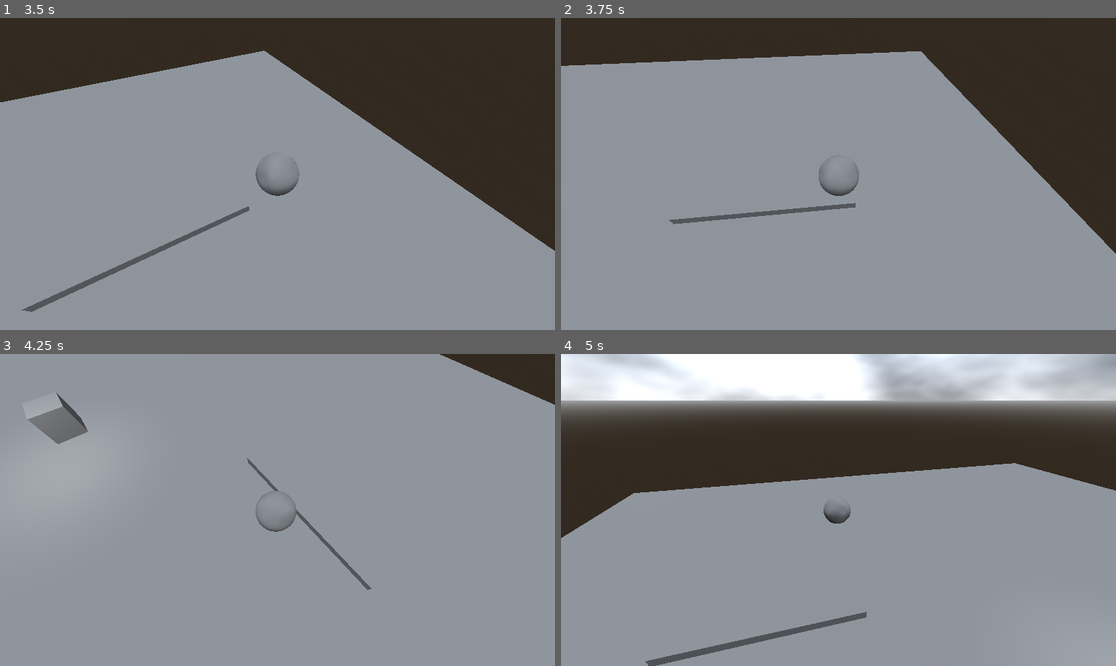
Above: before the commit, frames 1-4 (two rows, left to right).
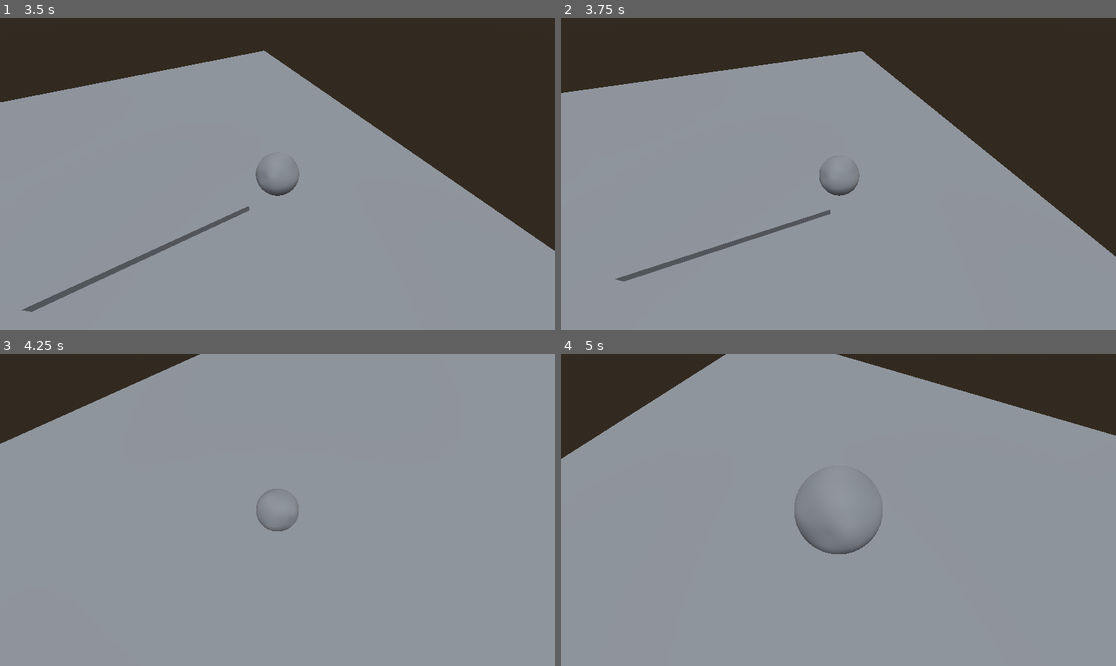
Above: after the commit, the same moments.

Repository: sjgillGit/GWJ-68
Game: Godot game, scene res://Scenes/3d_move_template.tscn
Two runs of this game, one before a commit and one after it. Both use one fixed random seed, a clock stepped at 60 frames per second and the inputs below. The project has no main scene, so this scene is started directly.
Inputs:
- Up to frame 1 (3.5 s): hold D (move_right) 0.53-1.28 s; tap Shift (move_sprint) every 0.75 s from 0.6 to 2.85 s; tap Space (move_jump) at 0.77, 1.52, 3.02 s; hold S (move_down) 1.28-2.03 s; hold D (move_right) 2.03-2.78 s; hold W (move_up) from 2.78 s (still down)
- Up to frame 2 (3.75 s): release W (move_up) at 3.53 s; hold A (move_left) from 3.53 s (still down); tap Shift (move_sprint) at 3.6 s
- Up to frame 3 (4.25 s): keep holding A (move_left); tap Space (move_jump) at 3.77 s
- Up to frame 4 (5 s): keep holding A (move_left); tap Shift (move_sprint) at 4.35 s; tap Space (move_jump) at 4.52 s

Frame 1 is identical in both runs. In frame 2, 6.9% of the frame differs, in the area x 0-100%, y 10-85%; in frame 3, 7.8%; in frame 4, 41%, in the area x 0-100%, y 0-100%.
Error before the commit: Invalid access to property or key 'current_camera' on a base object of type 'CharacterBody3D (player.gd)'. (res://Scripts/area_enter.gd:26)

Commit message:
Player_Movement fixed for deleted variable (current camera)

Diff:
--- a/Scripts/area_enter.gd
+++ b/Scripts/area_enter.gd
@@ -23,8 +23,7 @@
 func _on_body_entered(body):
 	if body is CharacterBody3D:
 		if give_back_camera:
-			old_camera = body.current_camera
-		body.current_camera = local_camera
+			old_camera = get_viewport().get_camera_3d()
 		local_camera.current = true
 
 	pass # Replace with function body.
@@ -33,7 +32,6 @@
 func _on_body_exited(body):
 	if body is CharacterBody3D:
 		if give_back_camera:
-			body.current_camera = old_camera
 			old_camera.current = true
 			old_camera = null
 
